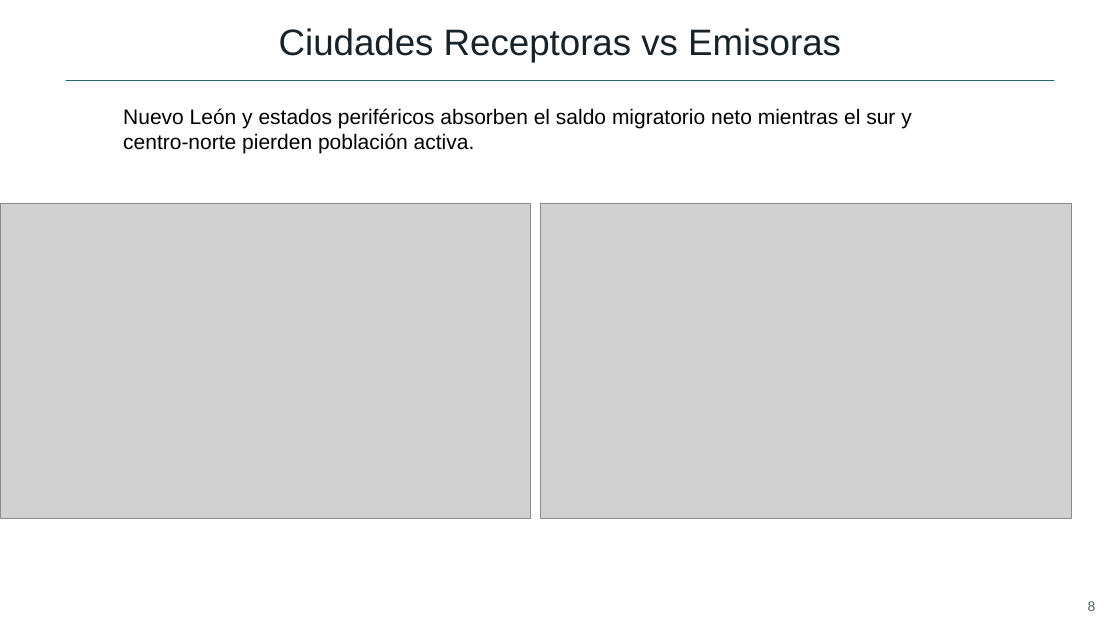
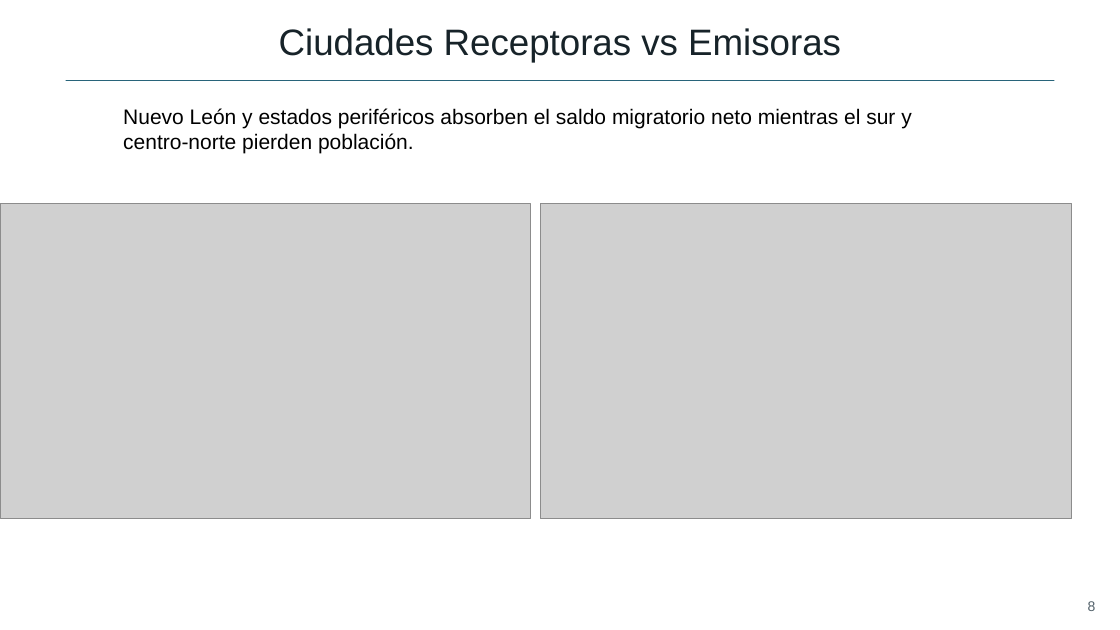
Before and after one commit to saulcanalee-art/Proyecto-Doctorado, a slide deck: slide 8 of docs/PIA_SaulSanchez.pptx. Drawn at 1120x630 pixels with LibreOffice and Linux fonts; fonts in the diff are those of the drawing; grey boxes stand for pictures. Boxes give left, top, right and bottom in pixels: in the first picture for what was removed or moved away, otherwise in the second. Text is boxed around its words. In the diff, an @@ line names an element or a change of style, - is before the commit and + after.

```diff
--- a/docs/PIA_SaulSanchez.pptx
+++ b/docs/PIA_SaulSanchez.pptx
@@ text at <box>123,108,911,154</box>: text changed @@
-Nuevo León y estados periféricos absorben el saldo migratorio neto mientras el sur y centro-norte pierden población activa.
+Nuevo León y estados periféricos absorben el saldo migratorio neto mientras el sur y centro-norte pierden población.
```
Also in this commit, not shown: 3 other slides changed, 3 other files.
